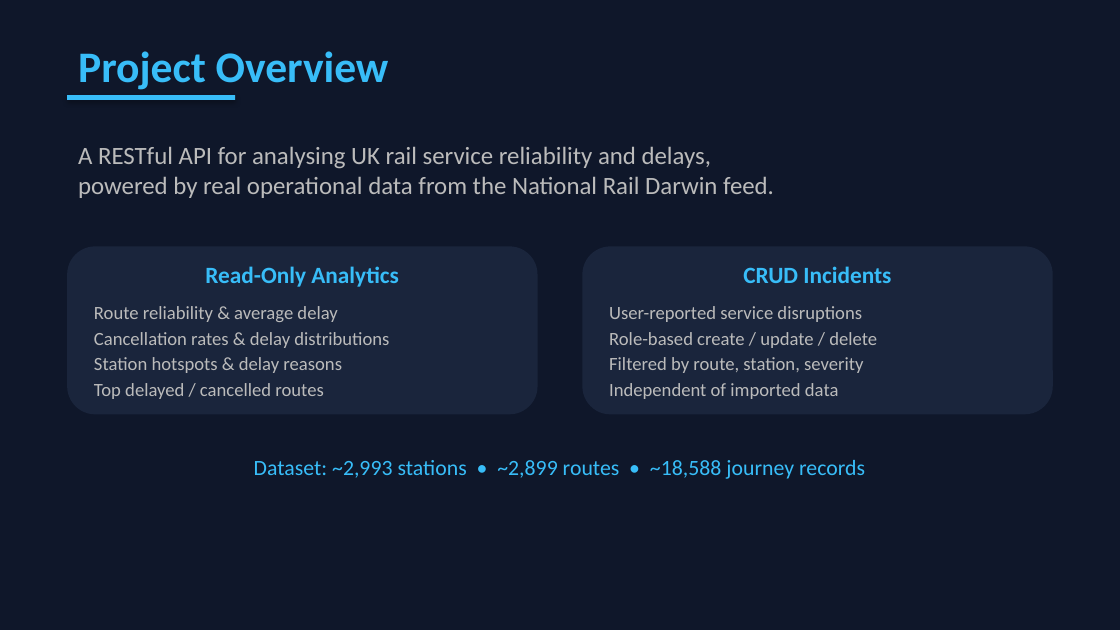
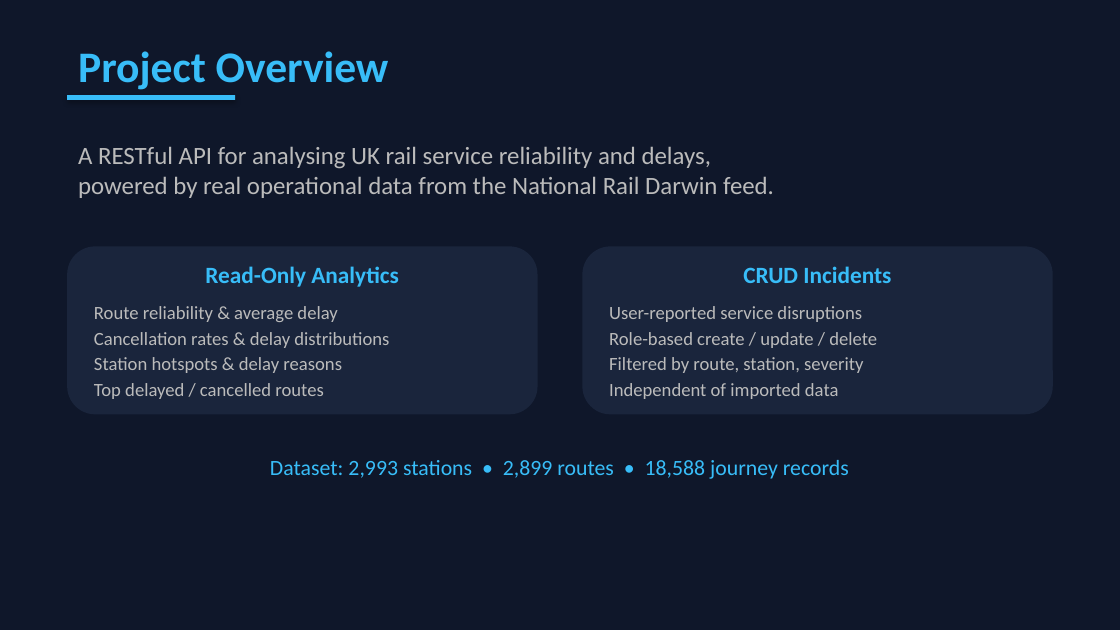
Before and after one commit to Igor-Kaminski/API_Coursework, a slide deck: slide 2 of docs/presentation.pptx. Drawn at 1120x630 pixels with LibreOffice and Linux fonts; fonts in the diff are those of the drawing. Boxes give left, top, right and bottom in pixels: in the first picture for what was removed or moved away, otherwise in the second. Text is boxed around its words. In the diff, an @@ line names an element or a change of style, - is before the commit and + after.

```diff
--- a/docs/presentation.pptx
+++ b/docs/presentation.pptx
@@ text at <box>270,460,849,479</box>: text changed @@
-Dataset: ~2,993 stations • ~2,899 routes • ~18,588 journey records
+Dataset: 2,993 stations • 2,899 routes • 18,588 journey records
```
Also in this commit, not shown: 4 other slides changed.
